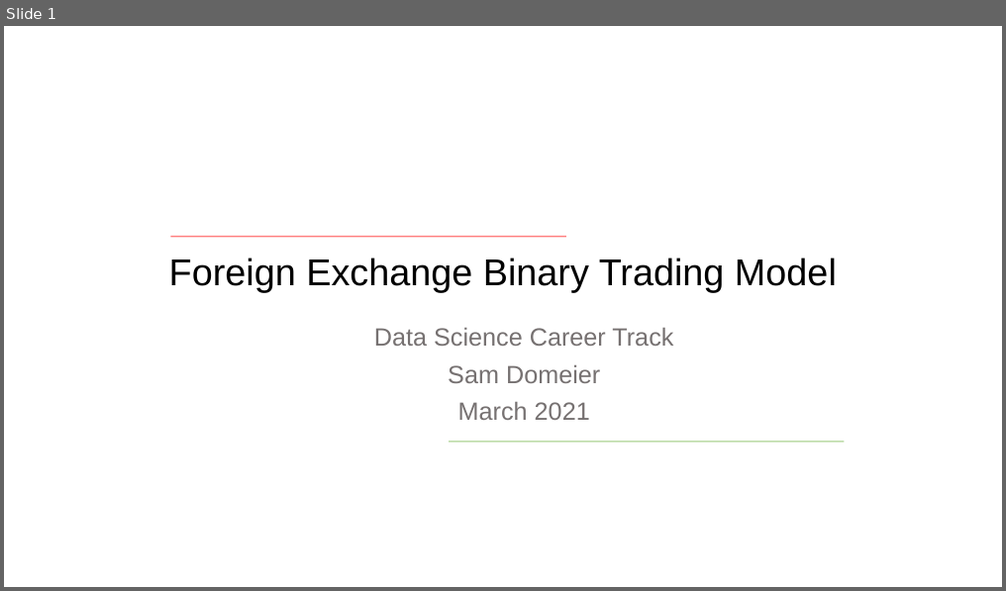
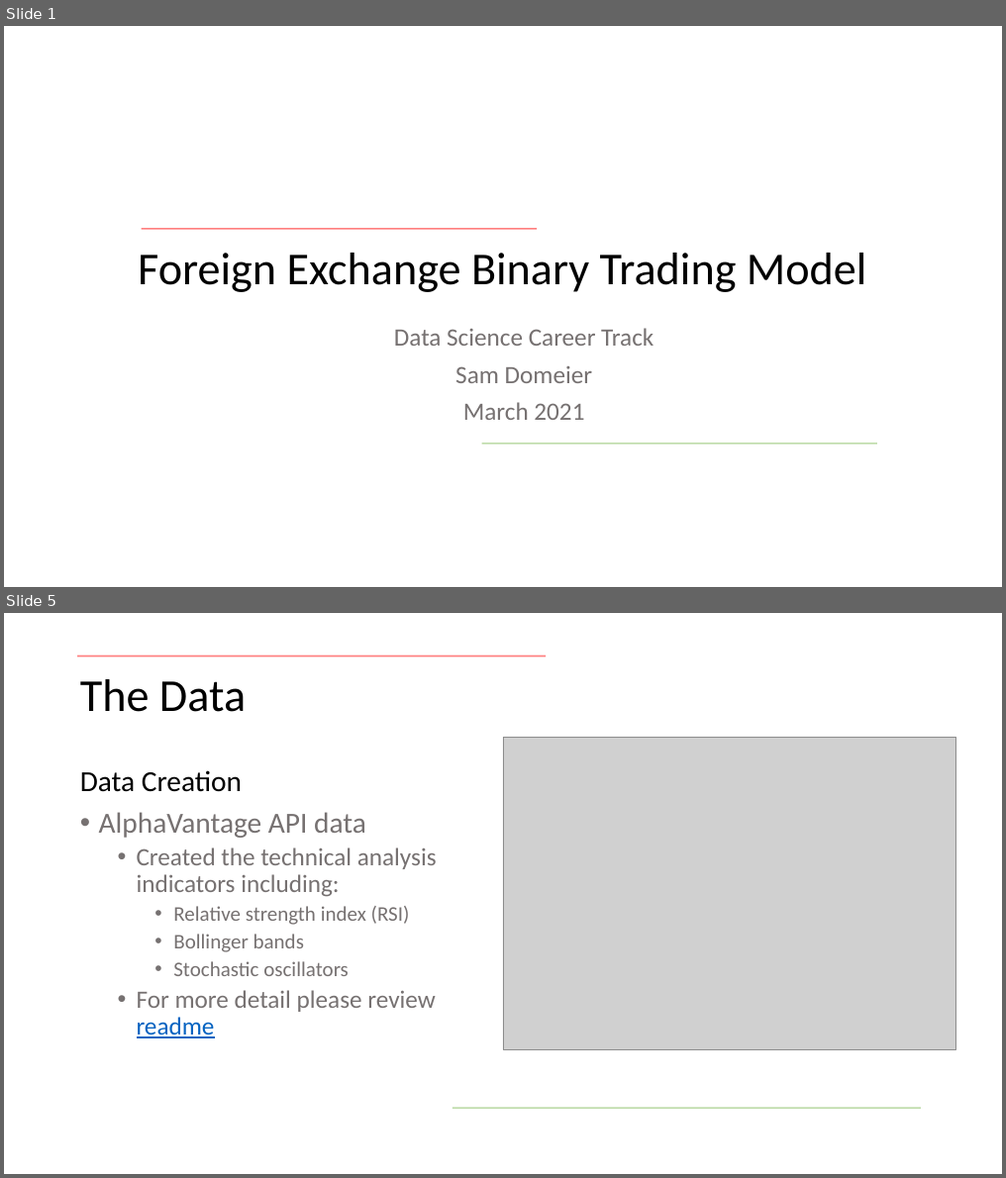
Before and after one commit to samdomeier/Springboard-projects, a slide deck: forex_binary_trading_classification/forex_model_presentation.pptx. Shown one above the other, each under a label of ours: slide 1 before the commit, slides 1 and 5 after it; the slides between them are not shown. The pictures are 1006x591 and 1006x1178 pixels, drawn with LibreOffice and Linux fonts; fonts in the diff are those of the drawing; grey boxes stand for pictures; background and template pictures are left out. Boxes give left, top, right and bottom in pixels: in the first picture for what was removed or moved away, otherwise in the second. Text is boxed around its words. In the diff, an @@ line names an element or a change of style, - is before the commit and + after.

```diff
--- a/forex_binary_trading_classification/forex_model_presentation.pptx
+++ b/forex_binary_trading_classification/forex_model_presentation.pptx
@@ slide 5 added at (x1=4, y1=613, x2=1002, y2=1174), background picture (left out) @@
@@ line added from (77, 657) to (546, 657), #FF0000 1.5 pt @@
@@ title added at (x1=80, y1=679, x2=246, y2=712), 44 pt, text #000000 @@
+The Data
@@ picture added at (x1=503, y1=738, x2=957, y2=1051) @@
@@ text added at (x1=80, y1=770, x2=437, y2=1039), 24 pt, text #767171 @@
+Data Creation
+• AlphaVantage API data
+  • Created the technical analysis indicators including:
+    • Relative strength index (RSI)
+    • Bollinger bands
+    • Stochastic oscillators
+  • For more detail please review readme
@@ line added from (452, 1109) to (921, 1109), #A9D18E 1.5 pt @@
@@ slide 1 changed as well @@
@@ line moved from (171, 236) - (566, 236) to (141, 229) - (537, 229) @@
@@ title "Foreign Exchange Binary Trading Model" at (x1=138, y1=253, x2=867, y2=292): size 36 to 44 pt, font Arial to Calibri @@
@@ subtitle "Data Science Career Track" at (x1=394, y1=328, x2=653, y2=420): font Arial to Calibri @@
@@ line moved from (449, 442) - (844, 442) to (481, 444) - (877, 444) @@
```
Also in this commit, not shown: 11 other slides added, 1 slide removed.
